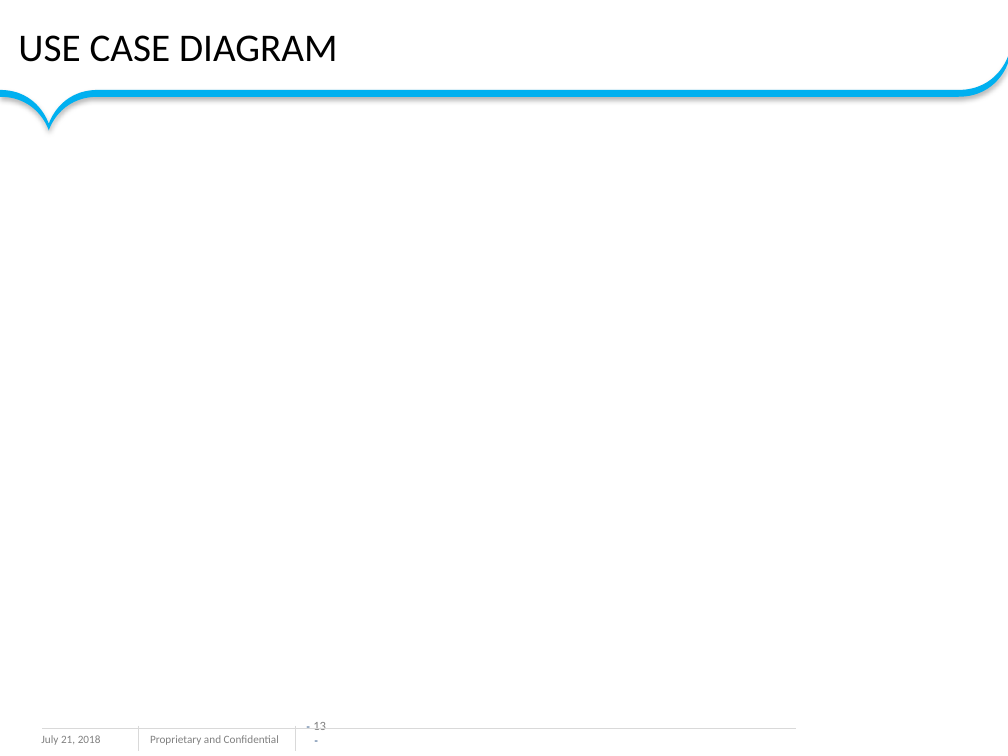
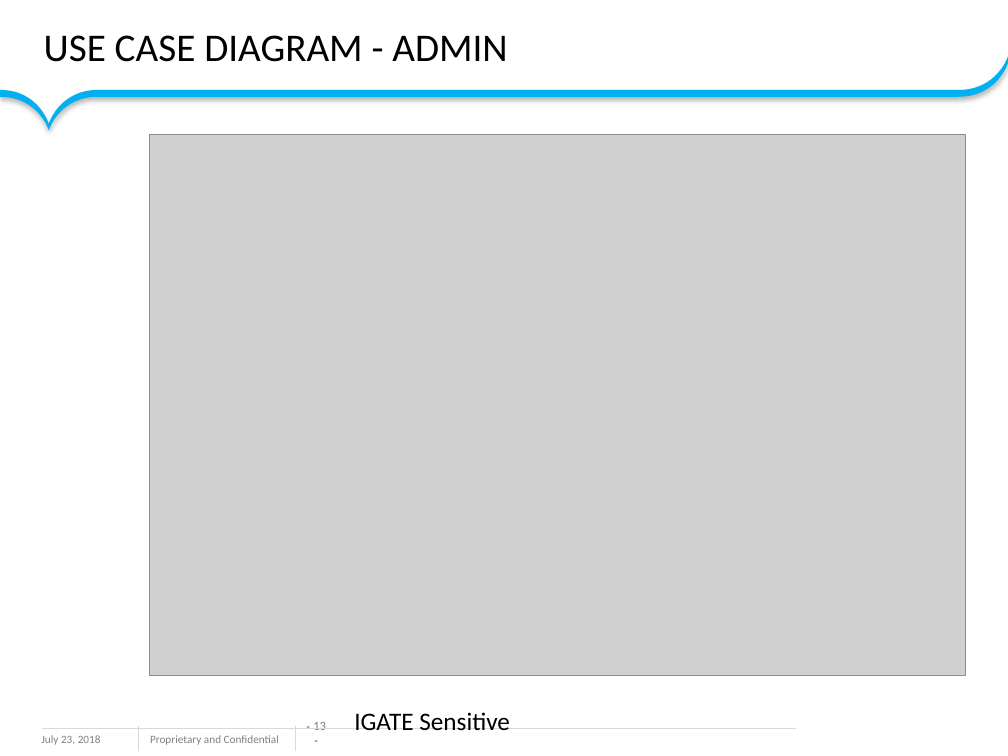
Before and after one commit to sarulatharaji/Miniproject, a slide deck: slide 13 of Online banking ppt.pptx. Drawn at 1008x756 pixels with LibreOffice and Linux fonts; fonts in the diff are those of the drawing; grey boxes stand for pictures; background and template pictures are left out. Boxes give left, top, right and bottom in pixels: in the first picture for what was removed or moved away, otherwise in the second. Text is boxed around its words. In the diff, an @@ line names an element or a change of style, - is before the commit and + after.

```diff
--- a/Online banking ppt.pptx
+++ b/Online banking ppt.pptx
@@ title at [44,35,507,62]: text changed @@
-USE CASE DIAGRAM
+USE CASE DIAGRAM - ADMIN
@@ picture added at [150,134,967,675] @@
@@ text added at [354,712,510,731], 18 pt, text #000000 @@
+IGATE Sensitive
@@ text at [41,735,101,745]: text changed @@
-July 21, 2018
+July 23, 2018
```
Also in this commit, not shown: 21 other slides changed, 3 slides added, 5 other files.
